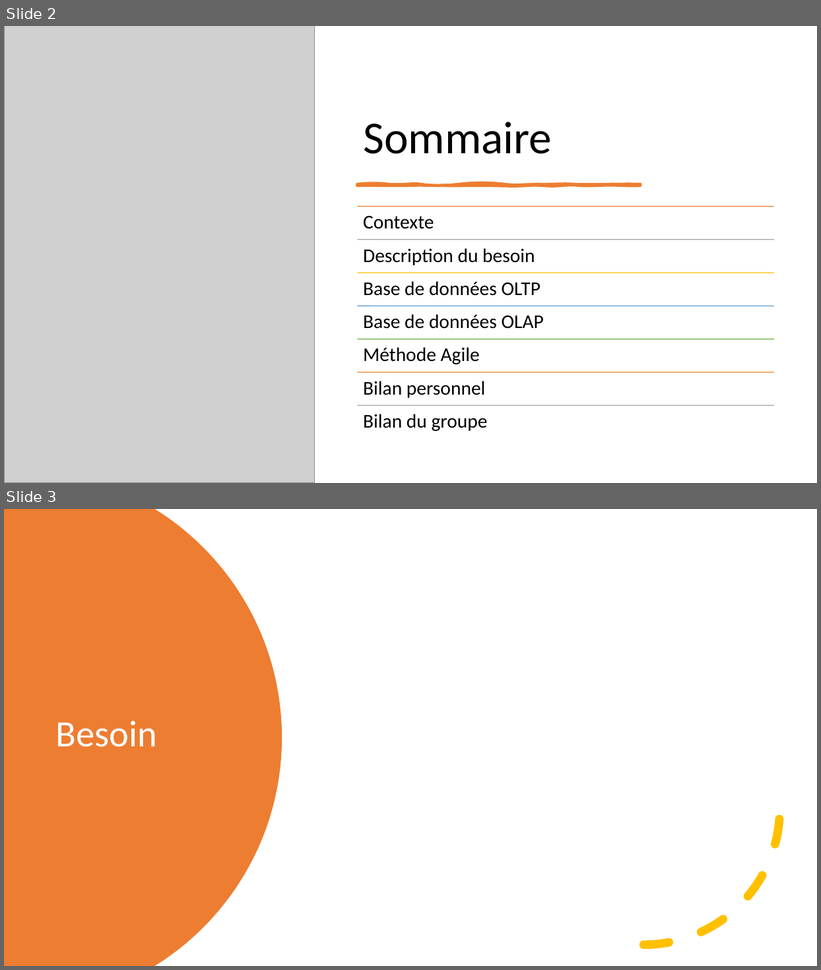
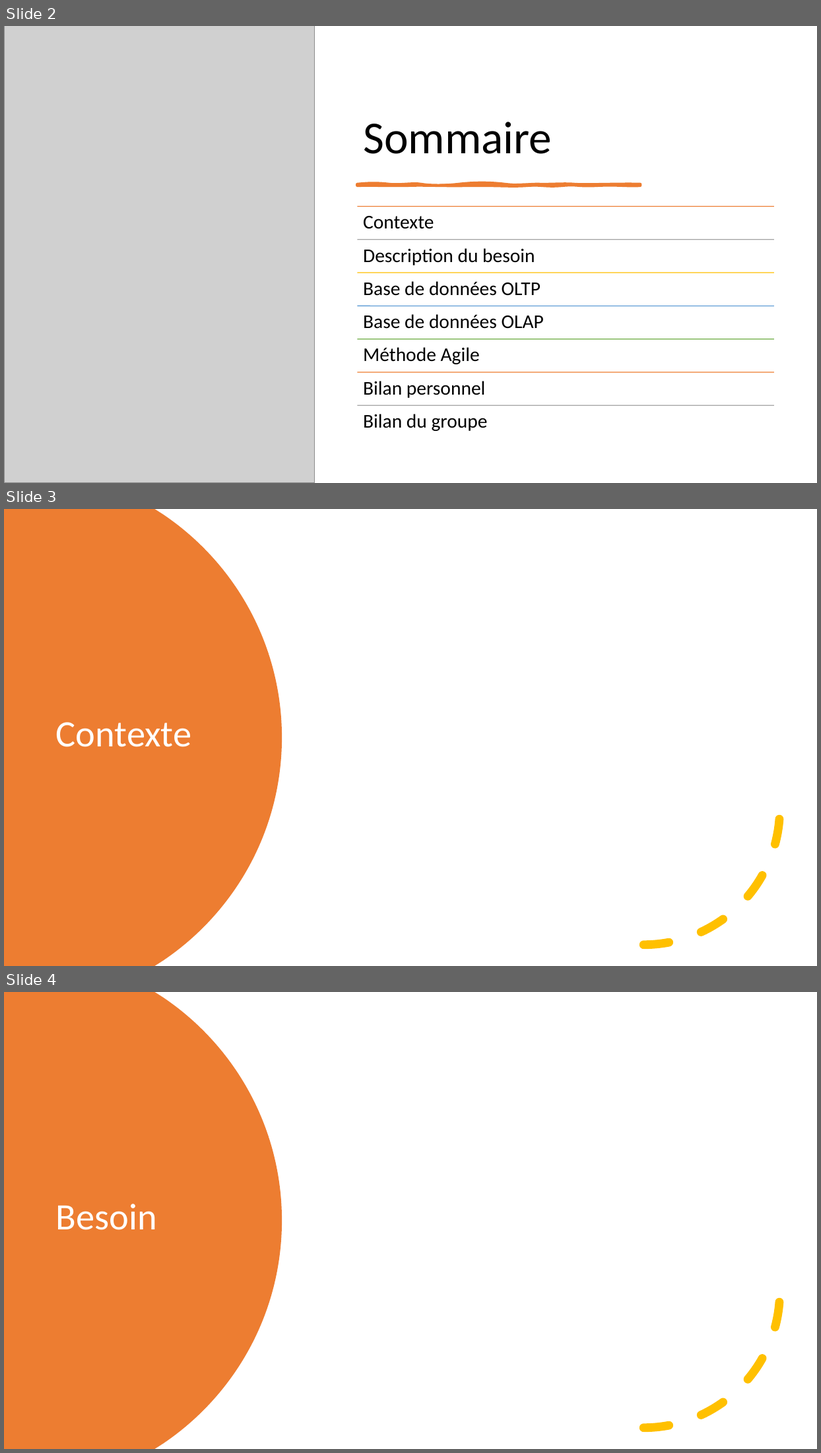
Before and after one commit to neopolitan2012/PT-LPBDD, a slide deck: Soutenance_PT.pptx. Shown one above the other, each under a label of ours: slides 2 and 3 before the commit, slides 2, 3 and 4 after it. The pictures are 821x970 and 821x1453 pixels, drawn with LibreOffice and Linux fonts; fonts in the diff are those of the drawing; grey boxes stand for pictures. Boxes give left, top, right and bottom in pixels: in the first picture for what was removed or moved away, otherwise in the second. Text is boxed around its words. In the diff, an @@ line names an element or a change of style, - is before the commit and + after.

```diff
--- a/Soutenance_PT.pptx
+++ b/Soutenance_PT.pptx
@@ slide 3 added at <box>4,509,817,966</box>, background #FFFFFF @@
@@ freeform shape added at <box>4,509,282,966</box>, fill #ED7D31 @@
@@ arc (boxed as its full ellipse) added at <box>508,673,781,946</box>, outline #FFC000 10 pt dashed @@
@@ title added at <box>56,722,192,747</box>, 44 pt, text #FFFFFF @@
+Contexte
@@ what was slide 3 is now slide 4 @@
```
Also in this commit, not shown: 3 slides changed, 5 other slides added, 1 slide removed.
